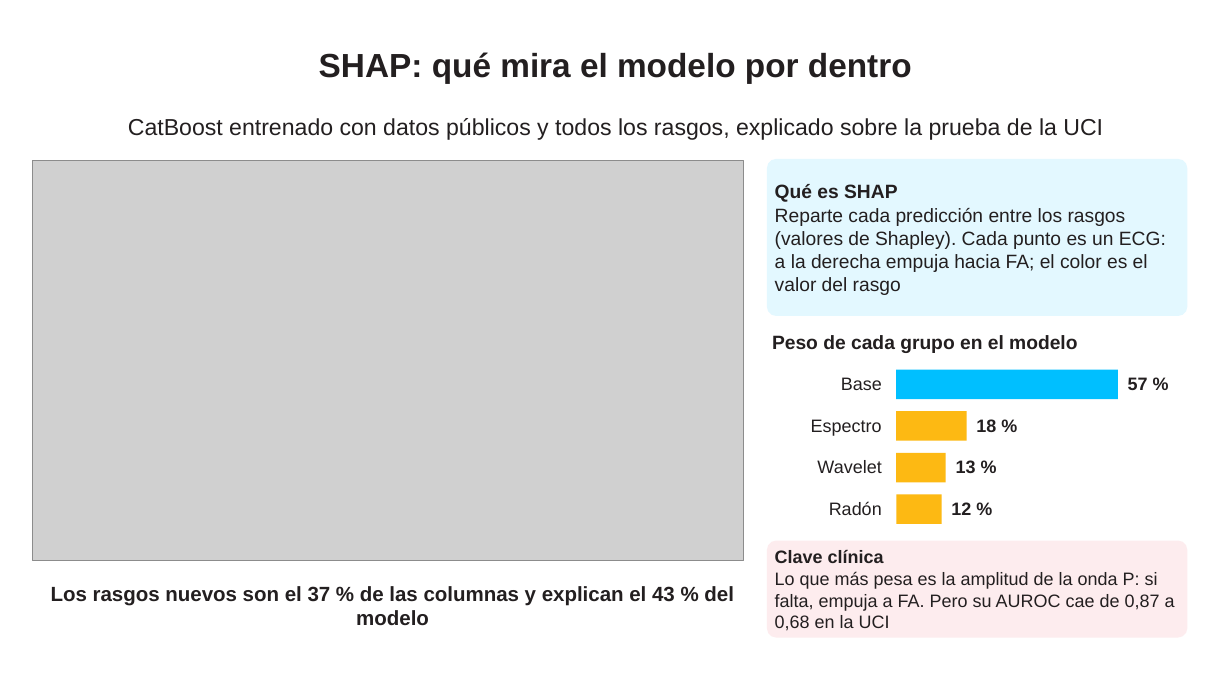
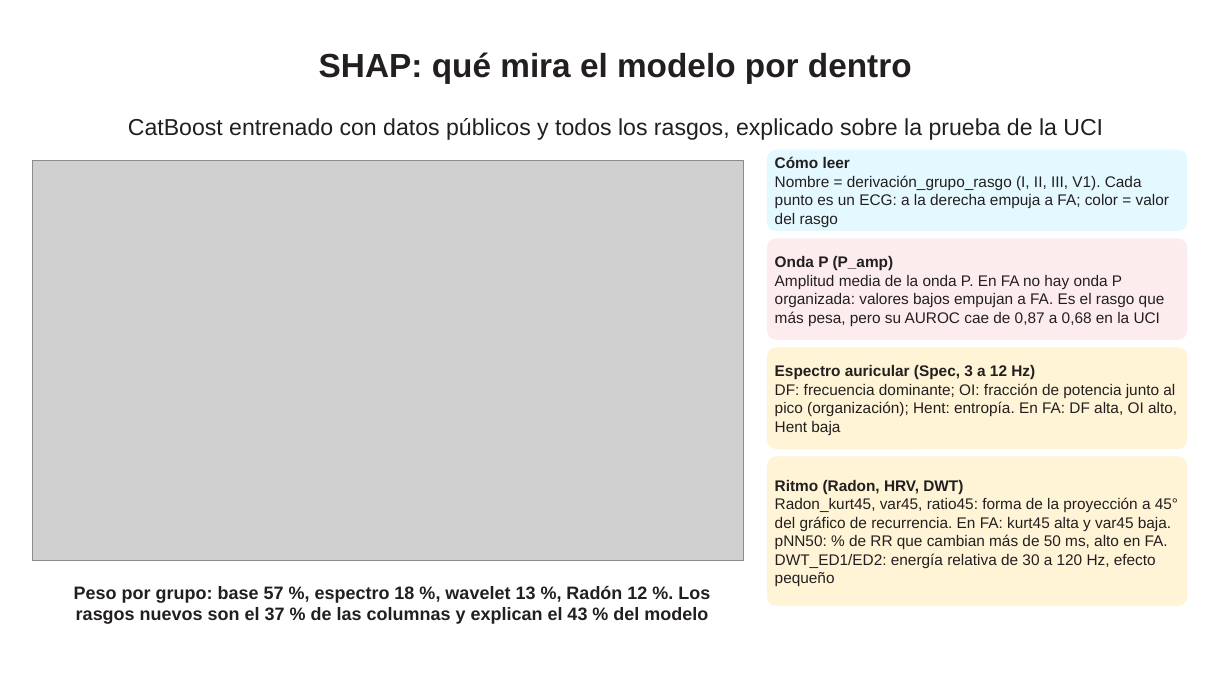
Before and after one commit to ricardoamiel/Atrial-Fibrillation-Detection-in-Electrocardiograms, a slide deck: slide 11 of presentacion/Presentacion_FA_UCI.pptx. Drawn at 1232x693 pixels with LibreOffice and Linux fonts; fonts in the diff are those of the drawing; grey boxes stand for pictures; background and template pictures are left out. Boxes give left, top, right and bottom in pixels: in the first picture for what was removed or moved away, otherwise in the second. Text is boxed around its words. In the diff, an @@ line names an element or a change of style, - is before the commit and + after.

Commit message:
explain feature naming and physiological reading on the SHAP slide

```diff
--- a/presentacion/Presentacion_FA_UCI.pptx
+++ b/presentacion/Presentacion_FA_UCI.pptx
@@ rounded rectangle "Cómo leer": place and size @@
-rounded rectangle "Cómo leer" at [767,159,1188,316]
+rounded rectangle "Cómo leer" at [767,150,1188,231]
@@ rounded rectangle "Cómo leer" at [767,150,1188,231]: proportions changed @@
@@ text in rounded rectangle at [775,156,1169,227]: text changed; size 15 to 12 pt @@
-Qué es SHAP
-Reparte cada predicción entre los rasgos (valores de Shapley). Cada punto es un ECG: a la derecha empuja hacia FA; el color es el valor del rasgo
+Cómo leer
+Nombre = derivación_grupo_rasgo (I, II, III, V1). Cada punto es un ECG: a la derecha empuja a FA; color = valor del rasgo
@@ rounded rectangle "Onda P (P_amp)": place and size @@
-rounded rectangle "Onda P (P_amp)" at [772,335,1077,353]
+rounded rectangle "Onda P (P_amp)" at [767,238,1188,340]
@@ rounded rectangle "Onda P (P_amp)" at [767,238,1188,340]: fill none to #FDECEE @@
@@ text in rounded rectangle at [775,256,1165,326]: text changed; size 15 to 12 pt; bold off @@
-Peso de cada grupo en el modelo
+Onda P (P_amp)
+Amplitud media de la onda P. En FA no hay onda P organizada: valores bajos empujan a FA. Es el rasgo que más pesa, pero su AUROC cae de 0,87 a 0,68 en la UCI
@@ rounded rectangle added at [767,348,1188,449], fill #FFF4D6, 12 pt, text #231F20 @@
+Espectro auricular (Spec, 3 a 12 Hz)
+DF: frecuencia dominante; OI: fracción de potencia junto al pico (organización); Hent: entropía. En FA: DF alta, OI alto, Hent baja
@@ text removed at [841,377,882,390] @@
-Base
@@ rectangle removed at [897,370,1118,399] @@
@@ text removed at [1128,377,1148,390] @@
-57 %
@@ text removed at [811,419,882,436] @@
-Espectro
@@ rectangle removed at [897,411,967,441] @@
@@ text removed at [976,419,996,432] @@
-18 %
@@ rounded rectangle added at [767,457,1188,606], fill #FFF4D6, 12 pt, text #231F20 @@
+Ritmo (Radon, HRV, DWT)
+Radon_kurt45, var45, ratio45: forma de la proyección a 45° del gráfico de recurrencia. En FA: kurt45 alta y var45 baja. pNN50: % de RR que cambian más de 50 ms, alto en FA. DWT_ED1/ED2: energía relativa de 30 a 120 Hz, efecto pequeño
@@ text removed at [817,460,881,473] @@
-Wavelet
@@ rectangle removed at [897,453,946,482] @@
@@ text removed at [956,460,976,473] @@
-13 %
@@ text removed at [829,501,882,515] @@
-Radón
@@ rectangle removed at [897,494,942,524] @@
@@ text removed at [951,502,971,515] @@
-12 %
@@ rounded rectangle removed at [767,541,1188,638] @@
-Clave clínica
-Lo que más pesa es la amplitud de la onda P: si falta, empuja a FA. Pero su AUROC cae de 0,87 a 0,68 en la UCI
@@ text at [74,585,710,624]: text changed; size 16 to 14 pt @@
-Los rasgos nuevos son el 37 % de las columnas y explican el 43 % del modelo
+Peso por grupo: base 57 %, espectro 18 %, wavelet 13 %, Radón 12 %. Los rasgos nuevos son el 37 % de las columnas y explican el 43 % del modelo
```
Also in this commit, not shown: 2 other files.
